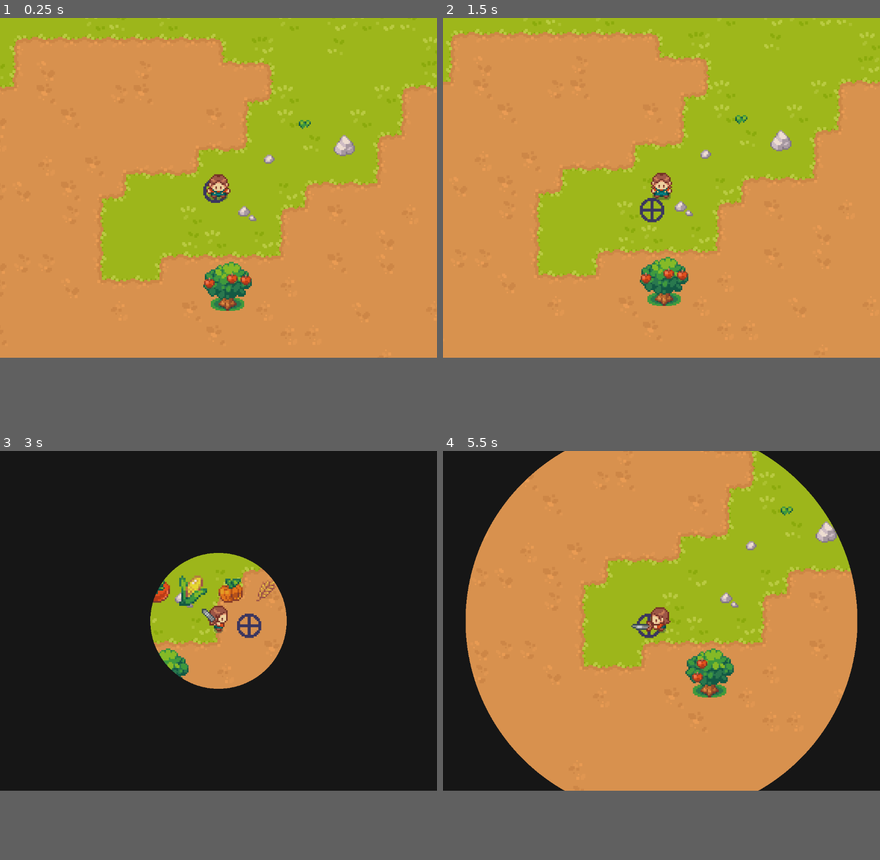
Above: before the commit, frames 1-4 (two rows, left to right).
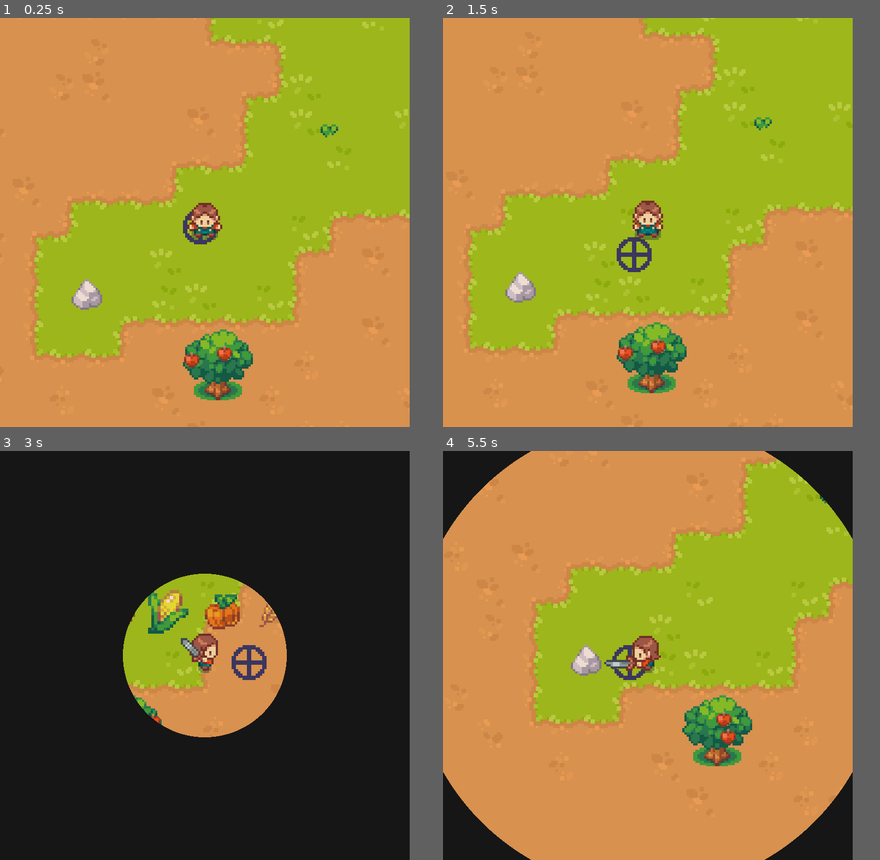
Above: after the commit, the same moments.

Repository: Offshoots/Godot-Valley-Tutorial
Game: Godot game, scene res://scenes/levels/level.tscn
The game is run twice, just before and just after one commit, with the same random seed, the same clock (stepped at 60 frames per second) and the same inputs.
Inputs:
- Up to frame 1 (0.25 s): no input
- Up to frame 2 (1.5 s): hold D (right) 0.53-1.28 s; tap Space (action) at 0.6 s; hold S (down) from 1.28 s (still down); tap Tab (day_change) at 1.35 s
- Up to frame 3 (3 s): release S (down) at 2.03 s; hold D (right) 2.03-2.78 s; tap N (diagnose) at 2.1 s; tap Enter at 2.75 s; hold C (seed_forward) from 2.78 s (still down); tap Space (action) at 2.85 s
- Up to frame 4 (5.5 s): release C (seed_forward) at 3.53 s; hold A (left) 3.53-5.03 s; tap Tab (day_change) at 3.6 s; tap N (diagnose) at 4.35 s; tap Space (action) at 5, 5.1 s; hold S (down) from 5.03 s (still down)
In our replay, the window is 800x623 before the commit and 750x750 after it. These sizes can differ from the game's own. Grey fills any space a smaller window leaves; there, only what the larger window draws over its background counts as a difference.

The runs differ from the first frame. In frame 1, 26% of the frame differs, in the area x 0-100%, y 0-94%; in frame 2, 26%; in frame 3, 10%; in frame 4, 30%, in the area x 0-95%, y 0-100%.

Commit message:
1_18_2026
Completed Tutorial
Changed Viewport

Diff:
--- a/project.godot
+++ b/project.godot
@@ -22,8 +22,8 @@
 
 [display]
 
-window/size/viewport_width=1154
-window/size/viewport_height=900
+window/size/viewport_width=750
+window/size/viewport_height=750
 
 [input]
 
--- a/scenes/levels/level.tscn
+++ b/scenes/levels/level.tscn
@@ -880,18 +880,30 @@
 [node name="Tree" parent="Objects" instance=ExtResource("8_ouxo3")]
 position = Vector2(192, 407)
 
+[node name="Tree2" parent="Objects" instance=ExtResource("8_ouxo3")]
+position = Vector2(438, 326)
+
+[node name="Tree3" parent="Objects" instance=ExtResource("8_ouxo3")]
+position = Vector2(424, 502)
+
+[node name="Tree4" parent="Objects" instance=ExtResource("8_ouxo3")]
+position = Vector2(55, 490)
+
+[node name="Tree5" parent="Objects" instance=ExtResource("8_ouxo3")]
+position = Vector2(336, 327)
+
 [node name="SimpleObject" parent="Objects" instance=ExtResource("9_icy5c")]
-position = Vector2(219, 324)
+position = Vector2(418, 467)
 size = 2
 style = 0
 
 [node name="SimpleObject2" parent="Objects" instance=ExtResource("9_icy5c")]
-position = Vector2(205, 360)
+position = Vector2(391, 344)
 size = 2
 style = 0
 
 [node name="SimpleObject3" parent="Objects" instance=ExtResource("9_icy5c")]
-position = Vector2(269, 315)
+position = Vector2(132, 376)
 size = 2
 style = 0
 
--- a/scenes/objects/tree.gd
+++ b/scenes/objects/tree.gd
@@ -22,6 +22,7 @@
 
 
 func _ready() -> void:
+	$FlashSprite2D.frame = [0,1].pick_random()
 	create_apples(randi_range(0,3))
 
 #Tree will flash when hit via shader created called flash.tres and applied to new sprite 2d scene we created called "flash_sprite_2d" and instantiated into ther Tree node.
